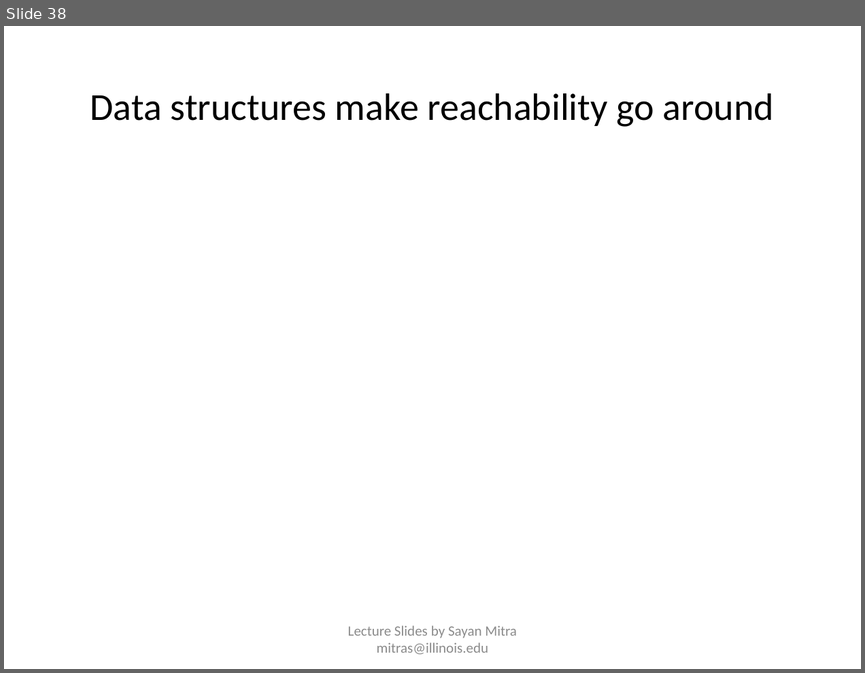
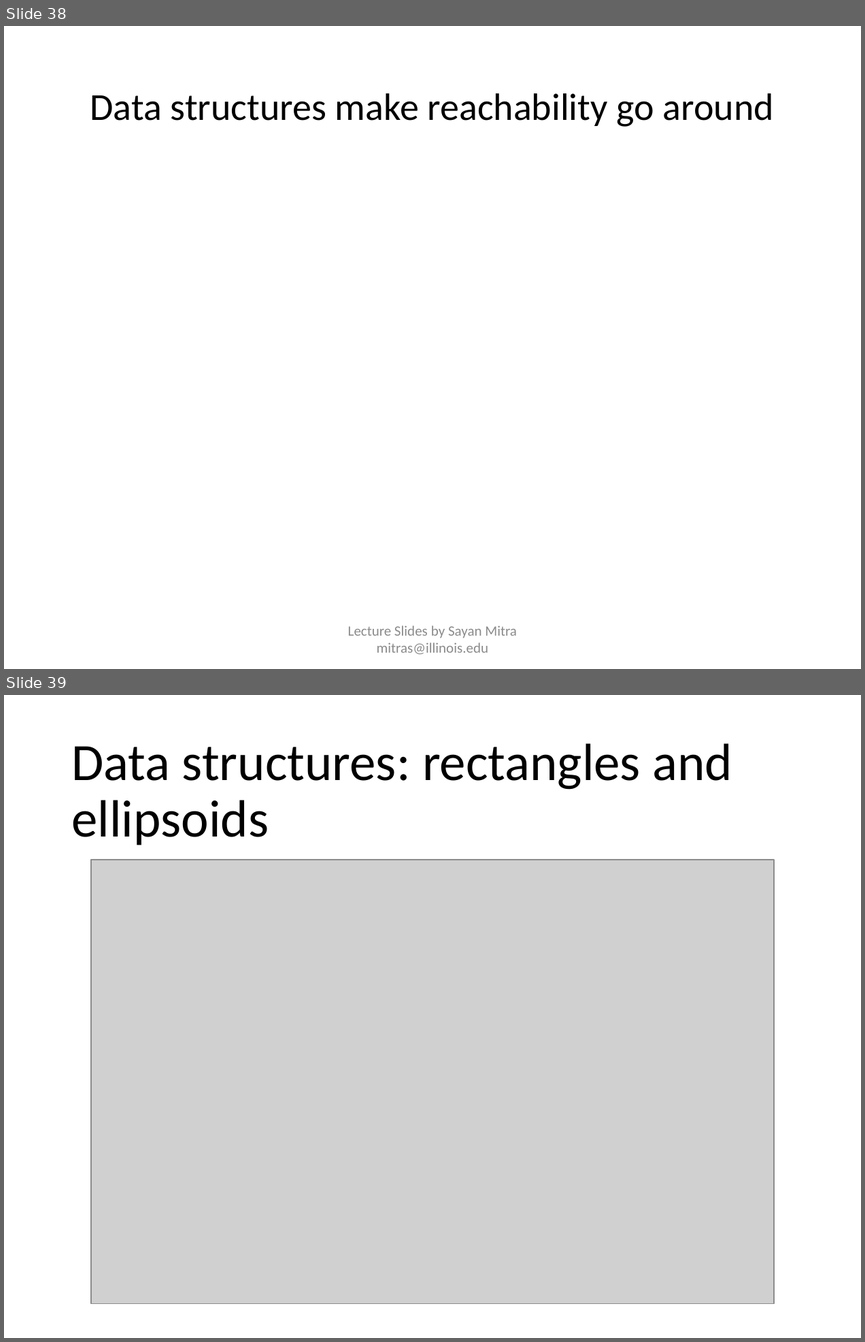
Before and after one commit to sayanmitracode/cpsbooksite, a slide deck: Slides/ReachabilityTimedAutomata.pptx. Shown one above the other, each under a label of ours: slide 38 before the commit, slides 38 and 39 after it. The pictures are 865x673 and 865x1342 pixels, drawn with LibreOffice and Linux fonts; fonts in the diff are those of the drawing; grey boxes stand for pictures. Boxes give left, top, right and bottom in pixels: in the first picture for what was removed or moved away, otherwise in the second. Text is boxed around its words. In the diff, an @@ line names an element or a change of style, - is before the commit and + after.

```diff
--- a/Slides/ReachabilityTimedAutomata.pptx
+++ b/Slides/ReachabilityTimedAutomata.pptx
@@ slide 39 added at (4, 695, 861, 1338), background #FFFFFF @@
@@ title added at (71, 743, 732, 845), 44 pt, text #000000 @@
+Data structures: rectangles and ellipsoids
@@ picture added at (92, 860, 774, 1304) @@
```
Also in this commit, not shown: 5 slides changed, 1 other slide added, 1 slide removed, 7 other files.
